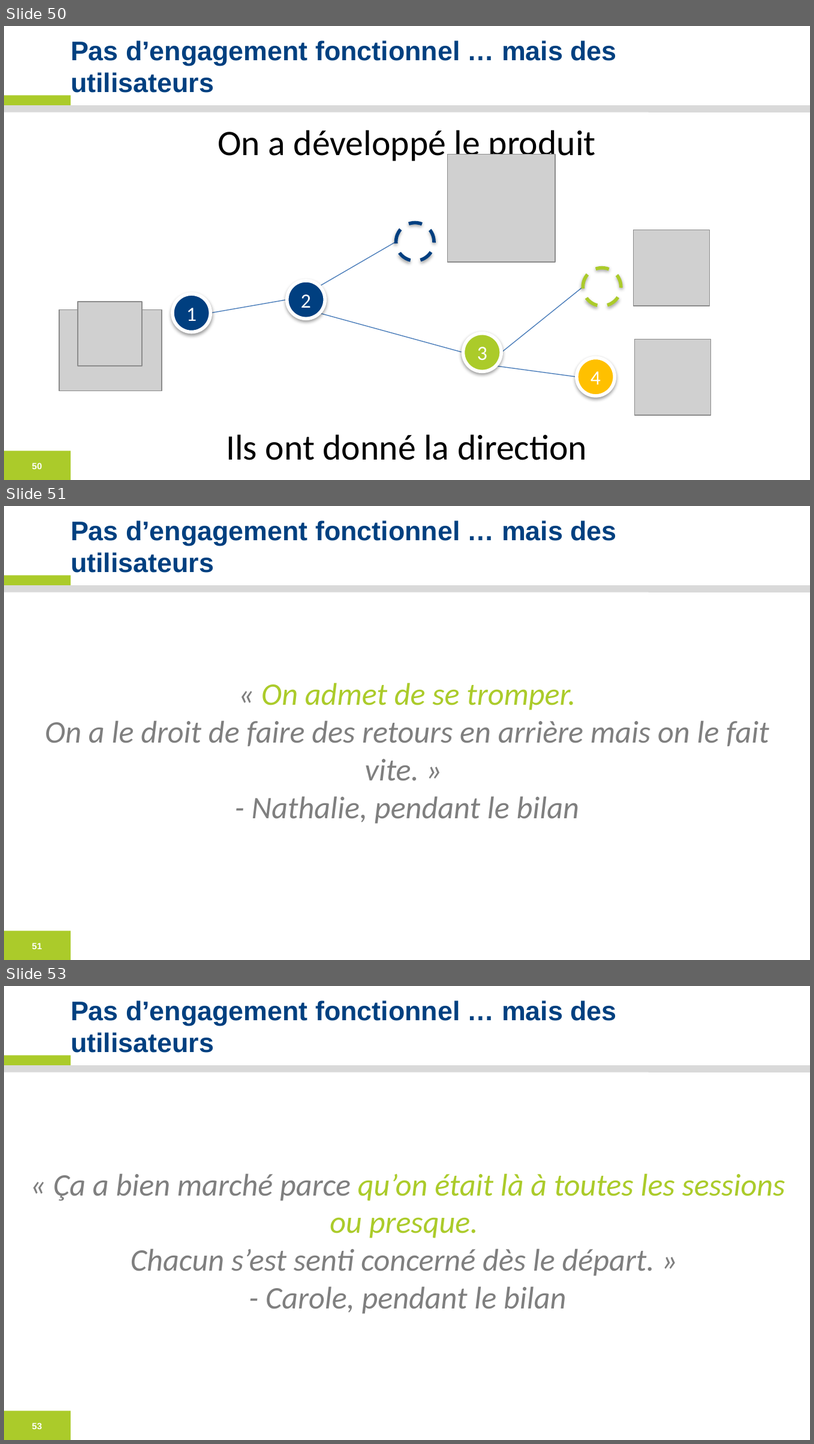
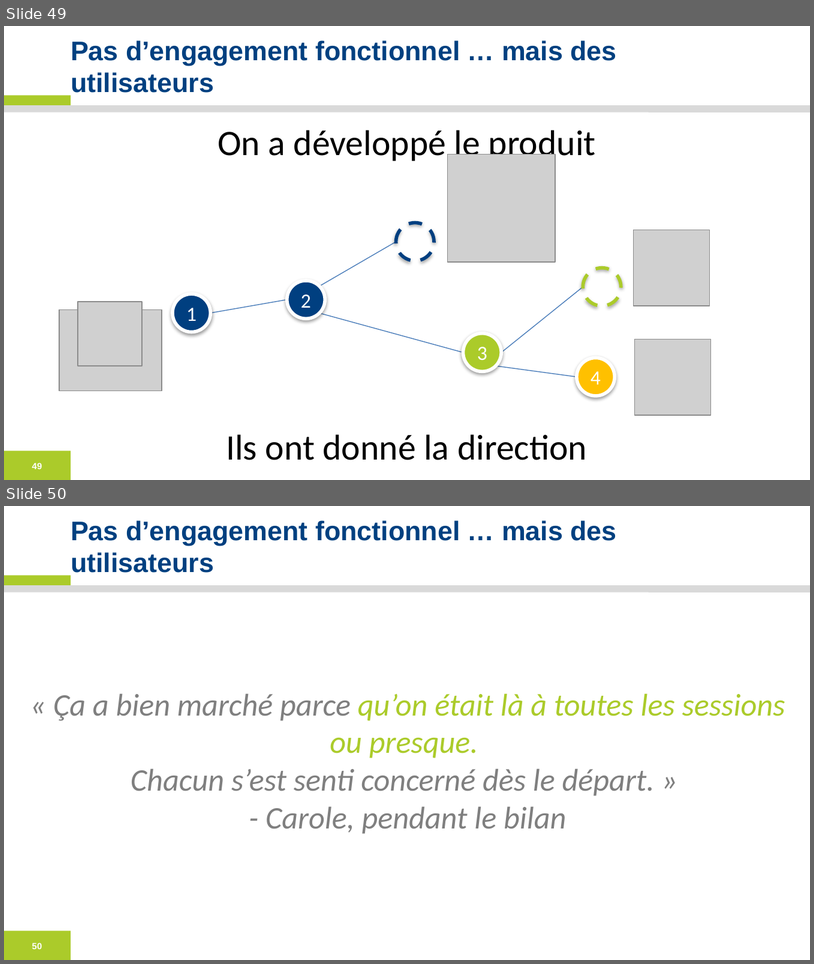
Before and after one commit to acailly/acailly.github.io, a slide deck: confs/developper-avec-utilisateur/developper-avec-utilisateur-matinale.ppsx. Shown one above the other, each under a label of ours: slides 50, 51 and 53 before the commit, slides 49 and 50 after it; the slides between them are not shown. The pictures are 814x1444 and 814x964 pixels, drawn with LibreOffice and Linux fonts; fonts in the diff are those of the drawing; grey boxes stand for pictures; background and template pictures are left out. Boxes give left, top, right and bottom in pixels: in the first picture for what was removed or moved away, otherwise in the second. Text is boxed around its words. In the diff, an @@ line names an element or a change of style, - is before the commit and + after.

```diff
--- a/confs/developper-avec-utilisateur/developper-avec-utilisateur-matinale.ppsx
+++ b/confs/developper-avec-utilisateur/developper-avec-utilisateur-matinale.ppsx
@@ slide 51 removed at [4, 506, 810, 960], background #FFFFFF; not listed: 4 template elements that a slide beside it also shows @@
@@ title removed at [71, 520, 617, 573] @@
-Pas d’engagement fonctionnel … mais des utilisateurs
@@ text removed at [45, 682, 770, 823] @@
-« On admet de se tromper.
-On a le droit de faire des retours en arrière mais on le fait vite. »
-- Nathalie, pendant le bilan
@@ what was slide 50 is now slide 49 @@
@@ page number at [32, 462, 42, 469]: text changed @@
-50
+49
@@ what was slide 53 is now slide 50 @@
@@ page number at [32, 942, 42, 949]: text changed @@
-53
+50
```
Also in this commit, not shown: 2 slides changed, 4 other slides removed.
